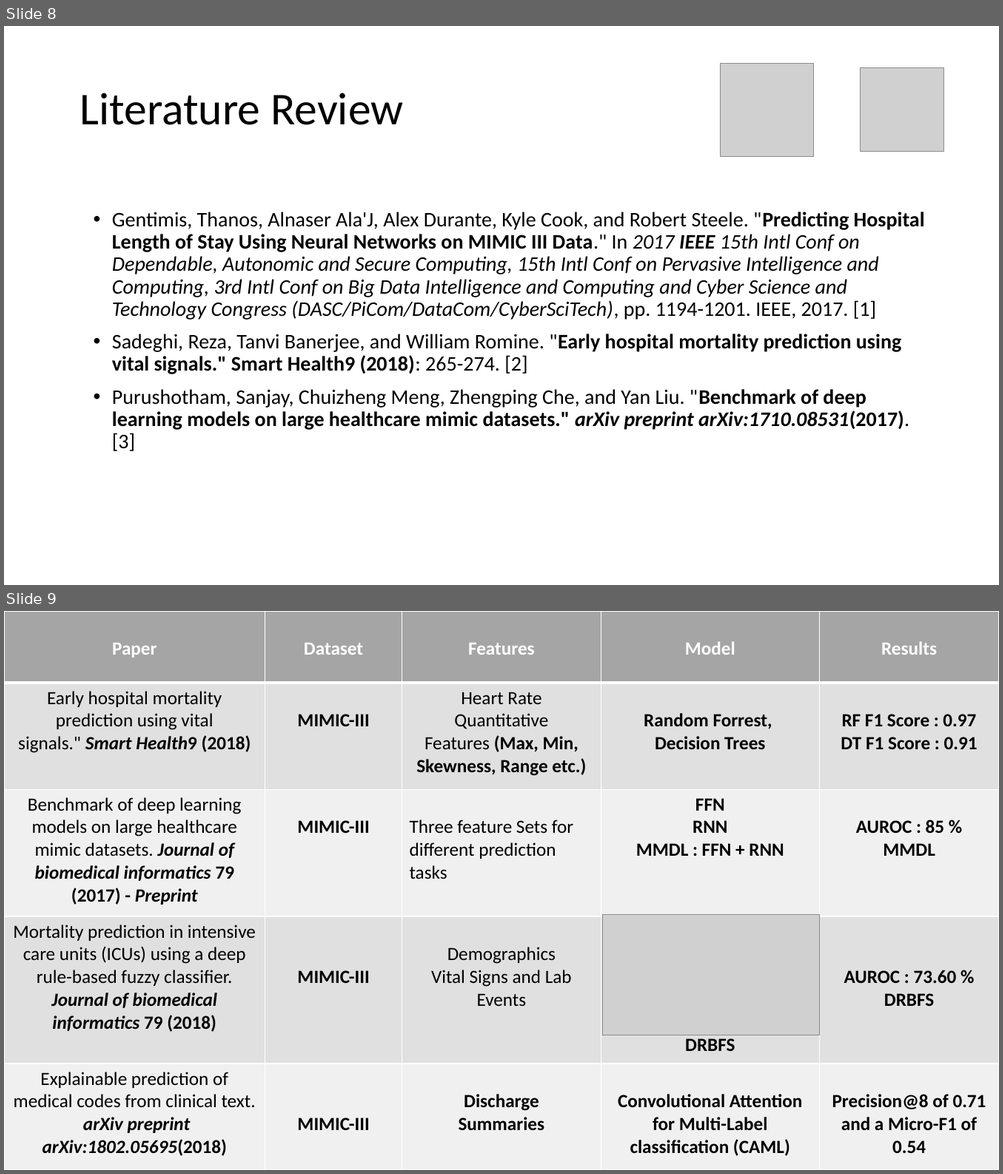
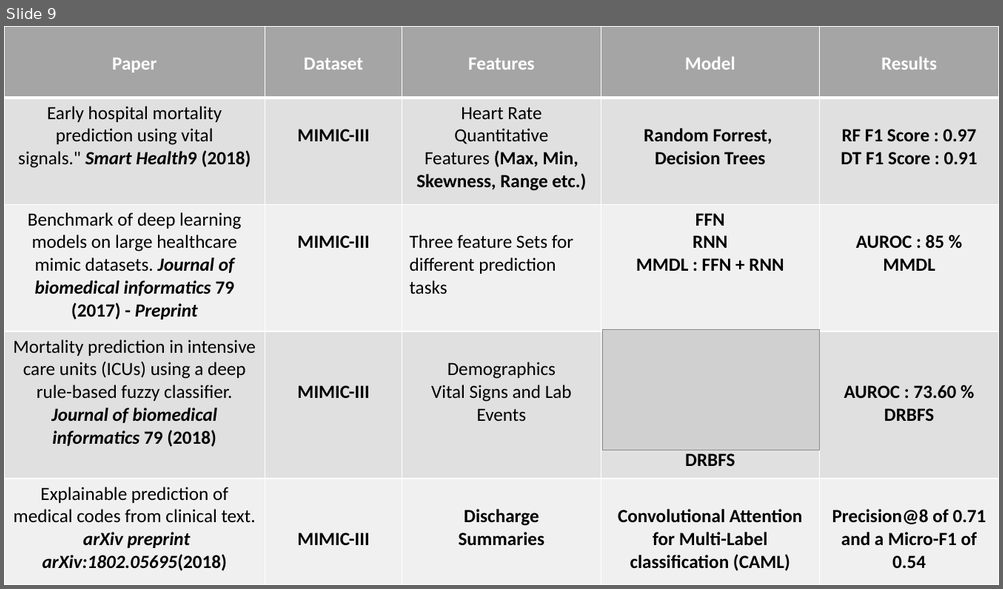
Before and after one commit to fmqbl/Predicting-Post-Procedural-Complications-Using-MIMICIII, a slide deck: ClinicalOutcomes.pptx. Shown one above the other, each under a label of ours: slides 8 and 9 before the commit, slide 9 after it. The pictures are 1003x1174 and 1003x589 pixels, drawn with LibreOffice and Linux fonts; fonts in the diff are those of the drawing; grey boxes stand for pictures. Boxes give left, top, right and bottom in pixels: in the first picture for what was removed or moved away, otherwise in the second. Text is boxed around its words. In the diff, an @@ line names an element or a change of style, - is before the commit and + after.

```diff
--- a/ClinicalOutcomes.pptx
+++ b/ClinicalOutcomes.pptx
@@ slide 8 removed at (x1=4, y1=26, x2=999, y2=585), background #FFFFFF @@
@@ picture removed at (x1=720, y1=63, x2=814, y2=156) @@
@@ picture removed at (x1=860, y1=67, x2=944, y2=151) @@
@@ title removed at (x1=79, y1=93, x2=403, y2=125) @@
-Literature Review
@@ text removed at (x1=112, y1=212, x2=925, y2=452) @@
-• Gentimis, Thanos, Alnaser Ala'J, Alex Durante, Kyle Cook, and Robert Steele. "Predicting Hospital Length of Stay Using Neural Networks on MIMIC III Data." In 2017 IEEE 15th Intl Conf on Dependable, Autonomic and Secure Computing, 15th Intl Conf on Pervasive Intelligence and Computing, 3rd Intl Conf on Big Data Intelligence and Computing and Cyber Science and Technology Congress (DASC/PiCom/DataCom/CyberSciTech), pp. 1194-1201. IEEE, 2017. [1]
-• Sadeghi, Reza, Tanvi Banerjee, and William Romine. "Early hospital mortality prediction using vital signals." Smart Health9 (2018): 265-274. [2]
-• Purushotham, Sanjay, Chuizheng Meng, Zhengping Che, and Yan Liu. "Benchmark of deep learning models on large healthcare mimic datasets." arXiv preprint arXiv:1710.08531(2017). [3]
```
Also in this commit, not shown: 6 slides changed, 19 slides added, 13 other slides removed, 1 other file.
